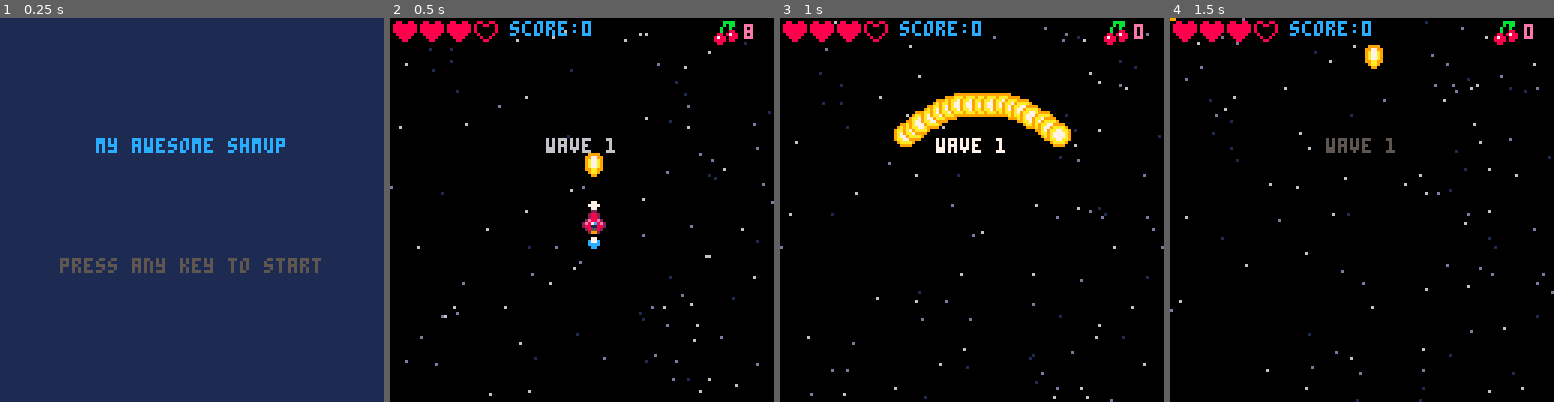
Above: before the commit, frames 1-4 (left to right).
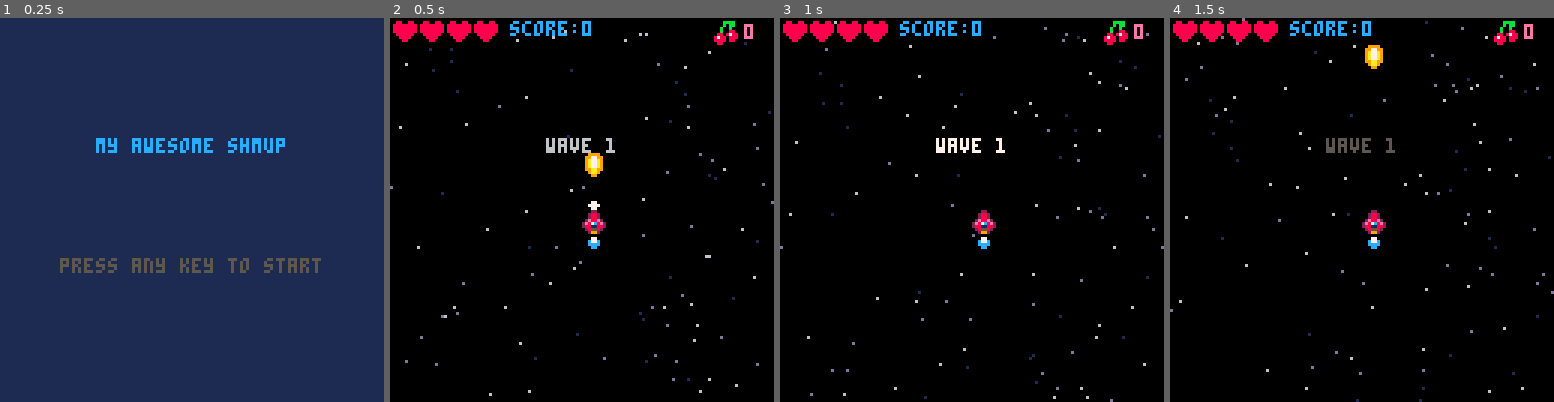
Above: after the commit, the same moments.

Repository: Krystman/lazydevs-pico8-basic-shmup
Game: PICO-8 cartridge shmup.p8
Two runs of this game, one before a commit and one after it. Both use one fixed random seed, a clock stepped at 60 frames per second and the inputs below.
Inputs:
- Up to frame 1 (0.25 s): no input
- Up to frame 2 (0.5 s): tap X (X key) at 0.33 s
- Up to frame 3 (1 s): tap O (Z key) at 0.7 s
- Up to frame 4 (1.5 s): tap X (X key) at 1.07 s

Frame 1 is identical in both runs. In frame 2, 0.1% of the frame differs, in the area x 22-94%, y 1-6%; in frame 3, 3.5%, in the area x 22-76%, y 1-61%; in frame 4, 0.5%.

Commit message:
Beginning of 29 - The End

Diff:
--- a/shmup.p8
+++ b/shmup.p8
@@ -4,12 +4,9 @@
 -- todo
 -- ------------
 
--- bomb?
+-- boss
 
 -- scoring
-
--- boss
-
 -- nicer screens
 
 function _init()
@@ -21,6 +18,8 @@
  t=0
  lockout=0
  shake=0
+
+ debug=""
 end
 
 function _update()
@@ -59,6 +58,7 @@
  end
 
  camera()
+ print(debug,2,9,7)
 end
 
 function startscreen()
@@ -86,9 +86,9 @@
  muzzle=0
 
  score=0
- cher=8
-
- lives=3
+ cher=0
+
+ lives=4
  invul=0
 
  attacfreq=60
@@ -184,6 +184,10 @@
 end
 
 function col(a,b)
+ if a.ghost or b.ghost then
+  return false
+ end
+
  local a_left=a.x
  local a_top=a.y
  local a_right=a.x+a.colw-1
@@ -246,6 +250,56 @@
 	 myp.size=1+rnd(4)
 	 myp.maxage=10+rnd(10)
 	 myp.blue=isblue
+	 myp.spark=true
+
+	 add(parts,myp)
+ end
+
+ big_shwave(expx,expy)
+
+end
+
+function bigexplode(expx,expy)
+
+ local myp={}
+ myp.x=expx
+ myp.y=expy
+
+ myp.sx=0
+ myp.sy=0
+
+ myp.age=0
+ myp.size=25
+ myp.maxage=0
+
+ add(parts,myp)
+
+ for i=1,60 do
+	 local myp={}
+	 myp.x=expx
+	 myp.y=expy
+
+	 myp.sx=rnd()*12-6
+	 myp.sy=rnd()*12-6
+
+	 myp.age=rnd(2)
+	 myp.size=1+rnd(6)
+	 myp.maxage=20+rnd(20)
+
+	 add(parts,myp)
+ end
+
+ for i=1,100 do
+	 local myp={}
+	 myp.x=expx
+	 myp.y=expy
+
+	 myp.sx=(rnd()-0.5)*30
+	 myp.sy=(rnd()-0.5)*30
+
+	 myp.age=rnd(2)
+	 myp.size=1+rnd(4)
+	 myp.maxage=20+rnd(20)
 	 myp.spark=true
 
 	 add(parts,myp)
@@ -509,10 +563,15 @@
     del(buls,mybul)
     smol_shwave(mybul.x+4,mybul.y+4)
     smol_spark(myen.x+4,myen.y+4)
-    myen.hp-=mybul.dmg
+    if myen.mission!="flyin" then
+     myen.hp-=mybul.dmg
+    end
     sfx(3)
-    myen.flash=2
-
+    if myen.boss then
+     myen.flash=5
+    else
+     myen.flash=2
+    end
     if myen.hp<=0 then
      killen(myen)
     end
@@ -680,9 +739,17 @@
  --drawing enemies
  for myen in all(enemies) do
   if myen.flash>0 then
+   if t%4<2 then
+    pal(3,8)
+    pal(11,14)
+   end
    myen.flash-=1
-   for i=1,15 do
-    pal(i,7)
+   if myen.boss then
+    myen.spr=64
+   else
+    for i=1,15 do
+     pal(i,7)
+    end
    end
   end
   drwmyspr(myen)
@@ -803,7 +870,11 @@
 -- waves and enemies
 
 function spawnwave()
- sfx(28)
+ if wave<lastwave then
+  sfx(28)
+ else
+  music(10)
+ end
 
  if wave==1 then
   --space invaders
@@ -882,8 +953,8 @@
   --boss
   attacfreq=60
   placens({
+   {0,0,0,0,5,0,0,0,0,0},
    {0,0,0,0,0,0,0,0,0,0},
-   {0,0,0,0,4,0,0,0,0,0},
    {0,0,0,0,0,0,0,0,0,0},
    {0,0,0,0,0,0,0,0,0,0}
   })
@@ -963,6 +1034,21 @@
   myen.sprh=2
   myen.colw=16
   myen.colh=16
+ elseif entype==5 then
+  myen.hp=130
+  myen.spr=68
+  myen.ani={68,72,76,72}
+  myen.sprw=4
+  myen.sprh=3
+  myen.colw=32
+  myen.colh=24
+
+  myen.x=48
+  myen.y=-24
+  myen.posx=48
+  myen.posy=25
+
+  myen.boss=true
  end
 
  add(enemies,myen)
@@ -976,23 +1062,48 @@
   return
  end
 
+ --debug=myen.hp
+
  if myen.mission=="flyin" then
   --flying in
   --basic easing function
   --x+=(targetx-x)/n
 
-  myen.x+=(myen.posx-myen.x)/7
-  myen.y+=(myen.posy-myen.y)/7
+  local dx=(myen.posx-myen.x)/7
+  local dy=(myen.posy-myen.y)/7
+
+  if myen.boss then
+   dy=min(dy,1)
+  end
+  myen.x+=dx
+  myen.y+=dy
 
   if abs(myen.y-myen.posy)<0.7 then
    myen.y=myen.posy
    myen.x=myen.posx
-   myen.mission="protec"
+   if myen.boss then
+    sfx(50)
+    myen.shake=20
+    myen.wait=28
+    myen.mission="boss1"
+    myen.phbegin=t
+   else
+    myen.mission="protec"
+   end
   end
 
  elseif myen.mission=="protec" then
   -- staying put
-
+ elseif myen.mission=="boss1" then
+  boss1(myen)
+ elseif myen.mission=="boss2" then
+  boss2(myen)
+ elseif myen.mission=="boss3" then
+  boss3(myen)
+ elseif myen.mission=="boss4" then
+  boss4(myen)
+ elseif myen.mission=="boss5" then
+  boss5(myen)
  elseif myen.mission=="attac" then
   -- attac
   if myen.type==1 then
@@ -1121,6 +1232,15 @@
 end
 
 function killen(myen)
+ if myen.boss then
+  myen.mission="boss5"
+  myen.phbegin=t
+  myen.ghost=true
+  ebuls={}
+  sfx(51)
+  return
+ end
+
  del(enemies,myen)
  sfx(2)
  score+=1
@@ -1187,6 +1307,9 @@
  if myen.type==4 then
   myebul.x=myen.x+7
   myebul.y=myen.y+13
+ elseif myen.boss then
+  myebul.x=myen.x+15
+  myebul.y=myen.y+23
  end
 
  myebul.spr=32
@@ -1200,9 +1323,15 @@
  myebul.colh=2
  myebul.bulmode=true
 
- myen.flash=4
+ if myen.boss!=true then
+  myen.flash=4
+  sfx(29)
+ else
+  sfx(34)
+ end
+
  add(ebuls,myebul)
- sfx(29)
+
  return myebul
 end
 
@@ -1250,169 +1379,366 @@
  sfx(33)
 
 end
-…(166 lines of a section not shown)…
+-->8
+--boss
+
+function boss1(myen)
+ -- movement
+ local spd=2
+
+ if myen.sx==0 or myen.x>=93 then
+  myen.sx=-spd
+ end
+ if myen.x<=3 then
+  myen.sx=spd
+ end
+ -- shooting
+ if t%30>3 then
+  if t%3==0 then
+   fire(myen,0,2)
+  end
+ end
+
+ -- transition
+ if myen.phbegin+8*30<t then
+  myen.mission="boss2"
+  myen.phbegin=t
+  myen.subphase=1
+ end
+ move(myen)
+end
+
+function boss2(myen)
+ local spd=1.5
+
+ -- movement
+ if myen.subphase==1 then
+  myen.sx=-spd
+  if myen.x<=4 then
+   myen.subphase=2
+  end
+ elseif myen.subphase==2 then
+  myen.sx=0
+  myen.sy=spd
+  if myen.y>=100 then
+   myen.subphase=3
+  end
+ elseif myen.subphase==3 then
+  myen.sx=spd
+  myen.sy=0
+  if myen.x>=91 then
+   myen.subphase=4
+  end
+ elseif myen.subphase==4 then
+  myen.sx=0
+  myen.sy=-spd
+  if myen.y<=25 then
+   -- transition
+   myen.mission="boss3"
+   myen.phbegin=t
+   myen.sy=0
+  end
+ end
+ -- shooting
+ if t%15==0 then
+  aimedfire(myen,spd)
+ end
+
+ move(myen)
+end
+
+function boss3(myen)
+ -- movement
+ local spd=0.5
+
+ if myen.sx==0 or myen.x>=93 then
+  myen.sx=-spd
+ end
+ if myen.x<=3 then
+  myen.sx=spd
+ end
+
+ -- shooting
+ if t%10==0 then
+  firespread(myen,8,2,time()/2)
+ end
+
+ -- transition
+ if myen.phbegin+8*30<t then
+  myen.mission="boss4"
+  myen.subphase=1
+  myen.phbegin=t
+ end
+ move(myen)
+end
+
+function boss4(myen)
+ local spd=1.5
+
+ -- movement
+ if myen.subphase==1 then
+  myen.sx=spd
+  if myen.x>=91 then
+   myen.subphase=2
+  end
+ elseif myen.subphase==2 then
+  myen.sx=0
+  myen.sy=spd
+  if myen.y>=100 then
+   myen.subphase=3
+  end
+ elseif myen.subphase==3 then
+  myen.sx=-spd
+  myen.sy=0
+  if myen.x<=4 then
+   myen.subphase=4
+  end
+ elseif myen.subphase==4 then
+  myen.sx=0
+  myen.sy=-spd
+  if myen.y<=25 then
+   -- transition
+   myen.mission="boss1"
+   myen.phbegin=t
+   myen.sy=0
+  end
+ end
+
+ -- shooting
+ if t%12==0 then
+  if myen.subphase==1 then
+   fire(myen,0,2)
+  elseif myen.subphase==2 then
+   fire(myen,0.25,2)
+  elseif myen.subphase==3 then
+   fire(myen,0.5,2)
+  elseif myen.subphase==4 then
+   fire(myen,0.75,2)
+  end
+ end
+ -- transition
+ move(myen)
+end
+
+function boss5(myen)
+ myen.shake=10
+ myen.flash=10
+
+ if t%8==0 then
+  explode(myen.x+rnd(32),myen.y+rnd(24))
+  sfx(2)
+  shake=2
+ end
+
+ if myen.phbegin+2*30<t then
+	 if t%5==0 then
+	  explode(myen.x+rnd(32),myen.y+rnd(24))
+	  sfx(2)
+   shake=2
+	 end
+ end
+
+ if myen.phbegin+4*30<t then
+  bigexplode(myen.x+16,myen.y+12)
+  shake=15
+  enemies={}
+  sfx(35)
+ end
+end
+…(197 lines of a section not shown)…
Not shown, changed: 55 lines of the sprite sheet (__gfx__) section of shmup.p8
Not shown, changed: the music (__music__) section of shmup.p8
Not shown, changed: the sound effects (__sfx__) section of shmup.p8
